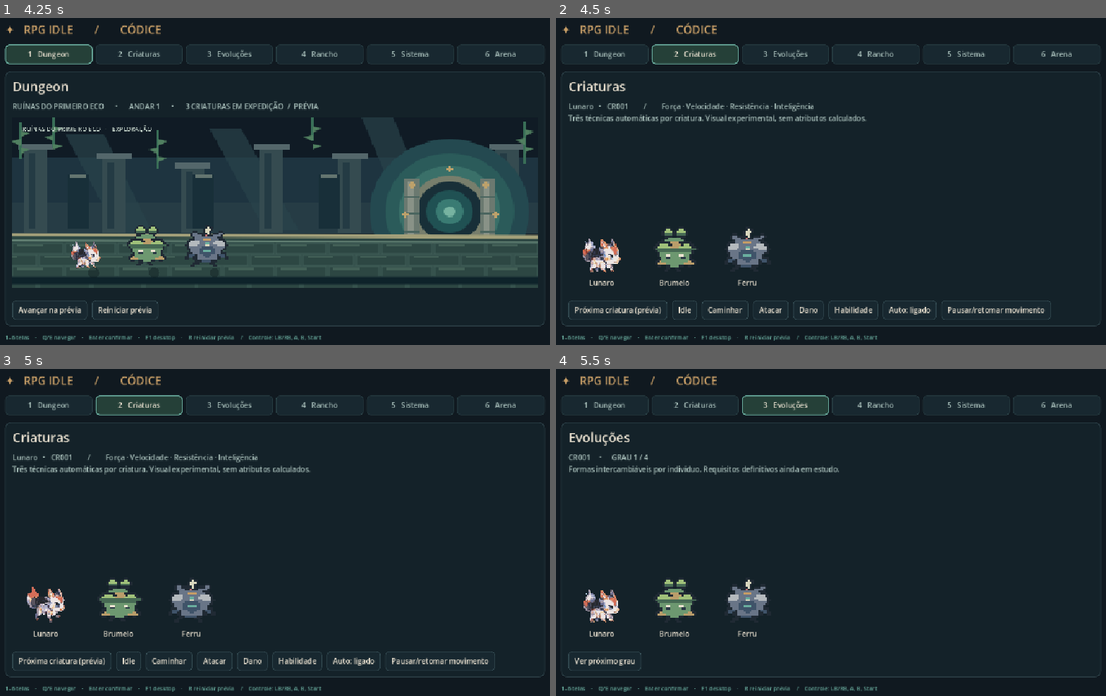
Above: before the commit, frames 1-4 (two rows, left to right).
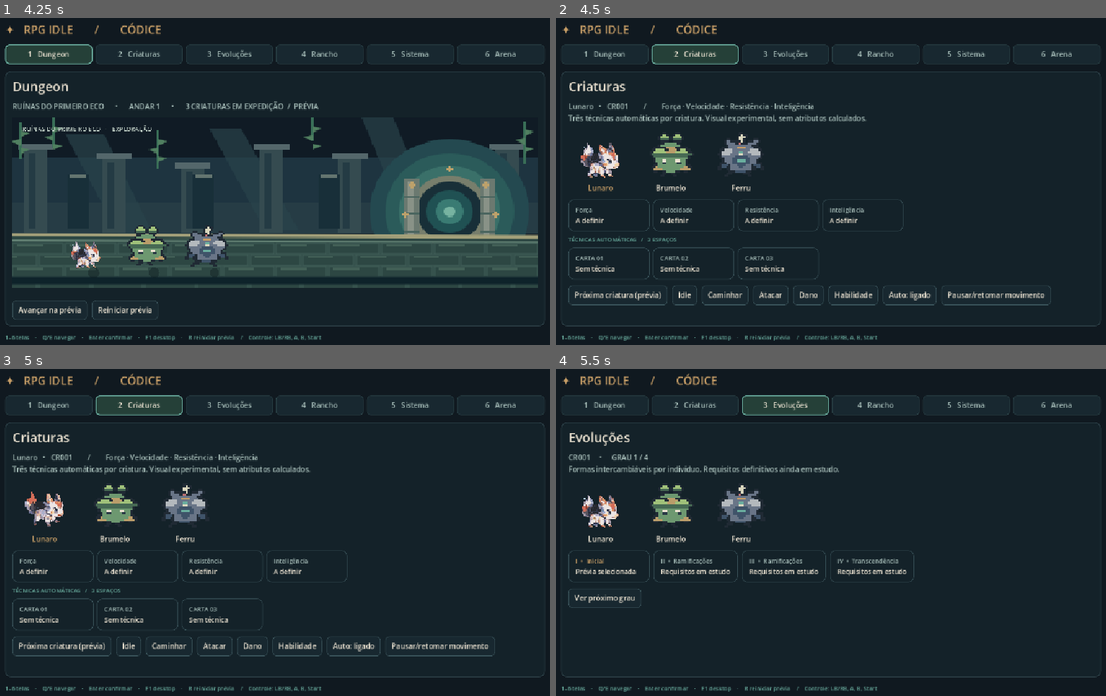
Above: after the commit, the same moments.

Repository: Georlan/Rpgidle
Game: Godot game, scene res://game/scenes/main.tscn
Same seed, same stepped clock (60 frames per second), same inputs: the game is played once before the commit and once after it.
Inputs:
- Up to frame 1 (4.25 s): click "Reiniciar prévia" at 0.5 s; click "Reiniciar prévia" at 1.25 s; click "Reiniciar prévia" at 2 s; click "Reiniciar prévia" at 2.75 s; click "1 Dungeon" at 3.5 s
- Up to frame 2 (4.5 s): click "2 Criaturas" at 4.25 s
- Up to frame 3 (5 s): no input
- Up to frame 4 (5.5 s): click "3 Evoluções" at 5 s

Frame 1 is identical in both runs. In frame 2, 6.4% of the frame differs, in the area x 2-90%, y 35-93%; in frame 3, 6.4%; in frame 4, 4.3%.

Commit message:
ui: fichas de atributos, cartas e graus evolutivos sem valores fictícios

Diff:
--- a/game/scripts/main.gd
+++ b/game/scripts/main.gd
@@ -42,6 +42,7 @@
 var _action_bar: HFlowContainer
 var _auto_demo_button: Button
 var _pet_row: HBoxContainer
+var _detail_cards: VBoxContainer
 var _stage
 var _signature_preview: TextureRect
 var _hint: Label
@@ -56,7 +57,7 @@
 func _ready() -> void:
     Bindings.install()
     theme = VisualTheme.make_theme()
-    get_window().title = "Rpgidle — Laboratório de Controles"
+    get_window().title = "Rpgidle — Prévia Visual"
     _build_interface()
     _render()
 
@@ -192,6 +193,10 @@
     _pet_row.add_theme_constant_override("separation", 12)
     _content.add_child(_pet_row)
 
+    _detail_cards = VBoxContainer.new()
+    _detail_cards.add_theme_constant_override("separation", 8)
+    _content.add_child(_detail_cards)
+
     _action_bar = HFlowContainer.new()
     _action_bar.add_theme_constant_override("h_separation", 9)
     _action_bar.add_theme_constant_override("v_separation", 7)
@@ -210,6 +215,9 @@
         child.queue_free()
     for child in _action_bar.get_children():
         child.queue_free()
+    for child in _detail_cards.get_children():
+        child.queue_free()
+    _detail_cards.visible = current_screen == 1 or current_screen == 2
     for i in _tabs.size():
         VisualTheme.navigation(_tabs[i], i == current_screen)
 
@@ -218,7 +226,7 @@
     _signature_preview.visible = current_screen == 4
     _stage.set_floor_preview(preview_floor)
     _stage.set_playing(current_screen == 0 and not compact and motion_enabled)
-    _page_body.size_flags_vertical = Control.SIZE_SHRINK_BEGIN if current_screen == 0 else Control.SIZE_EXPAND_FILL
+    _page_body.size_flags_vertical = Control.SIZE_SHRINK_BEGIN
     _page_title.text = SCREENS[current_screen]
     match current_screen:
         0:
@@ -229,6 +237,7 @@
             var pet: Dictionary = PETS[selected_creature]
             _page_body.text = "%s   •   %s        /        Força · Velocidade · Resistência · Inteligência\nTrês técnicas automáticas por criatura. Visual experimental, sem atributos calculados." % [pet["name"], pet["id"]]
             _render_pets()
+            _render_creature_details()
             _add_action("Próxima criatura (prévia)", _next_pet)
             if selected_creature == 0:
                 _add_action("Idle", _show_motion_state.bind("idle"))
@@ -241,6 +250,7 @@
         2:
             _page_body.text = "CR001     •     GRAU %d / 4\nFormas intercambiáveis por indivíduo. Requisitos definitivos ainda em estudo." % preview_grade
             _render_pets()
+            _render_evolution_details()
             _add_action("Ver próximo grau", _next_grade)
         3:
             _page_body.text = "HABITAT   /   %s     •     Registro permanente de formas descobertas. Tema cosmético de prévia." % THEMES[preview_theme]
@@ -259,7 +269,7 @@
 func _render_pets() -> void:
     for pet in PETS:
         var block := VBoxContainer.new()
-        block.custom_minimum_size = Vector2(130, 136)
+        block.custom_minimum_size = Vector2(125, 116)
         var picture := CreatureMotion.new()
         picture.custom_minimum_size = Vector2(110, 100)
         picture.configure(pet["id"], pet["path"], motion_enabled)
@@ -267,11 +277,61 @@
         var title := Label.new()
         title.text = pet["name"]
         title.horizontal_alignment = HORIZONTAL_ALIGNMENT_CENTER
-        title.add_theme_color_override("font_color", VisualTheme.IVORY)
+        var is_selected: bool = current_screen == 1 and pet["id"] == PETS[selected_creature]["id"]
+        title.add_theme_color_override("font_color", VisualTheme.GOLD if is_selected else VisualTheme.IVORY)
         block.add_child(title)
         _pet_row.add_child(block)
         if pet["id"] == "CR001" and current_screen == 1 and selected_creature == 0 and auto_demo_enabled and motion_enabled and not compact:
             picture.start_demo()
+
+
+func _make_info_card(title_text: String, detail_text: String, selected: bool = false) -> PanelContainer:
+    var panel := PanelContainer.new()
+    panel.custom_minimum_size = Vector2(158, 60)
+    var content := VBoxContainer.new()
+    content.add_theme_constant_override("separation", 3)
+    panel.add_child(content)
+    var heading := Label.new()
+    heading.text = title_text
+    heading.add_theme_font_size_override("font_size", 12)
+    heading.add_theme_color_override("font_color", VisualTheme.GOLD if selected else VisualTheme.MUTED)
+    content.add_child(heading)
+    var detail := Label.new()
+    detail.text = detail_text
+    detail.add_theme_font_size_override("font_size", 13)
+    detail.add_theme_color_override("font_color", VisualTheme.IVORY)
+    content.add_child(detail)
+    return panel
+
+
+func _render_creature_details() -> void:
+    var stats := HFlowContainer.new()
+    stats.add_theme_constant_override("h_separation", 7)
+    stats.add_theme_constant_override("v_separation", 7)
+    for name in ["Força", "Velocidade", "Resistência", "Inteligência"]:
+        stats.add_child(_make_info_card(name, "A definir"))
+    _detail_cards.add_child(stats)
+    var title := Label.new()
+    title.text = "TÉCNICAS AUTOMÁTICAS   /   3 ESPAÇOS"
+    title.add_theme_font_size_override("font_size", 11)
+    title.add_theme_color_override("font_color", VisualTheme.JADE)
+    _detail_cards.add_child(title)
+    var cards := HFlowContainer.new()
+    cards.add_theme_constant_override("h_separation", 7)
+    for index in range(3):
+        cards.add_child(_make_info_card("CARTA %02d" % (index + 1), "Sem técnica"))
+    _detail_cards.add_child(cards)
+
+
+func _render_evolution_details() -> void:
+    var strip := HFlowContainer.new()
+    strip.add_theme_constant_override("h_separation", 8)
+    strip.add_theme_constant_override("v_separation", 8)
+    var headings := ["I  •  Inicial", "II  •  Ramificações", "III  •  Ramificações", "IV  •  Transcendência"]
+    for i in range(4):
+        var detail := "Prévia selecionada" if preview_grade == i + 1 else "Requisitos em estudo"
+        strip.add_child(_make_info_card(headings[i], detail, preview_grade == i + 1))
+    _detail_cards.add_child(strip)
 
 
 func _add_action(label: String, handler: Callable) -> Button:
--- a/project.godot
+++ b/project.godot
@@ -2,7 +2,7 @@
 config_version=5
 
 [application]
-config/name="Rpgidle - Laboratorio de Controles"
+config/name="Rpgidle - Previa Visual"
 run/main_scene="res://game/scenes/main.tscn"
 config/features=PackedStringArray("4.6", "GL Compatibility")
 
